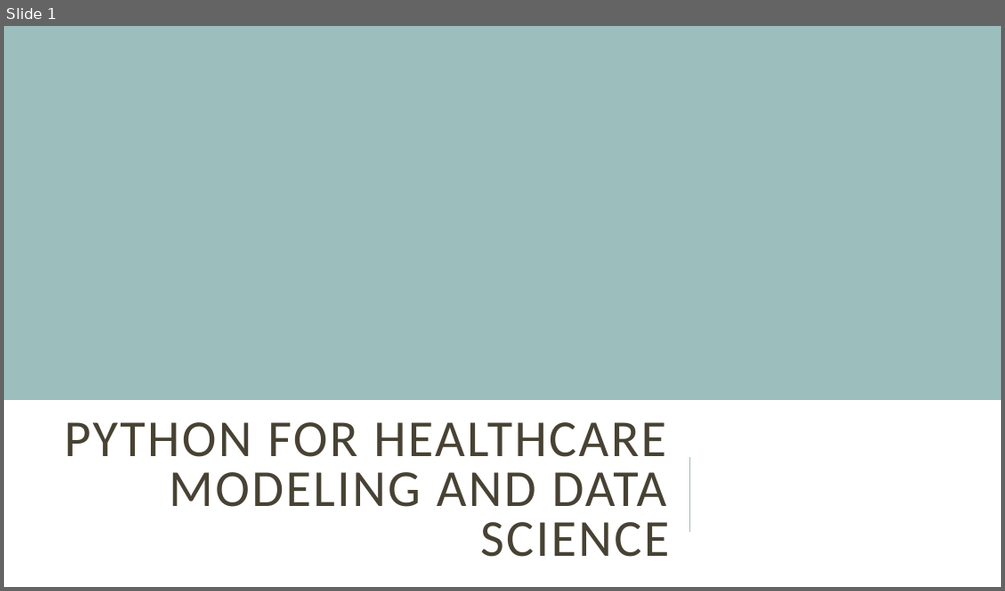
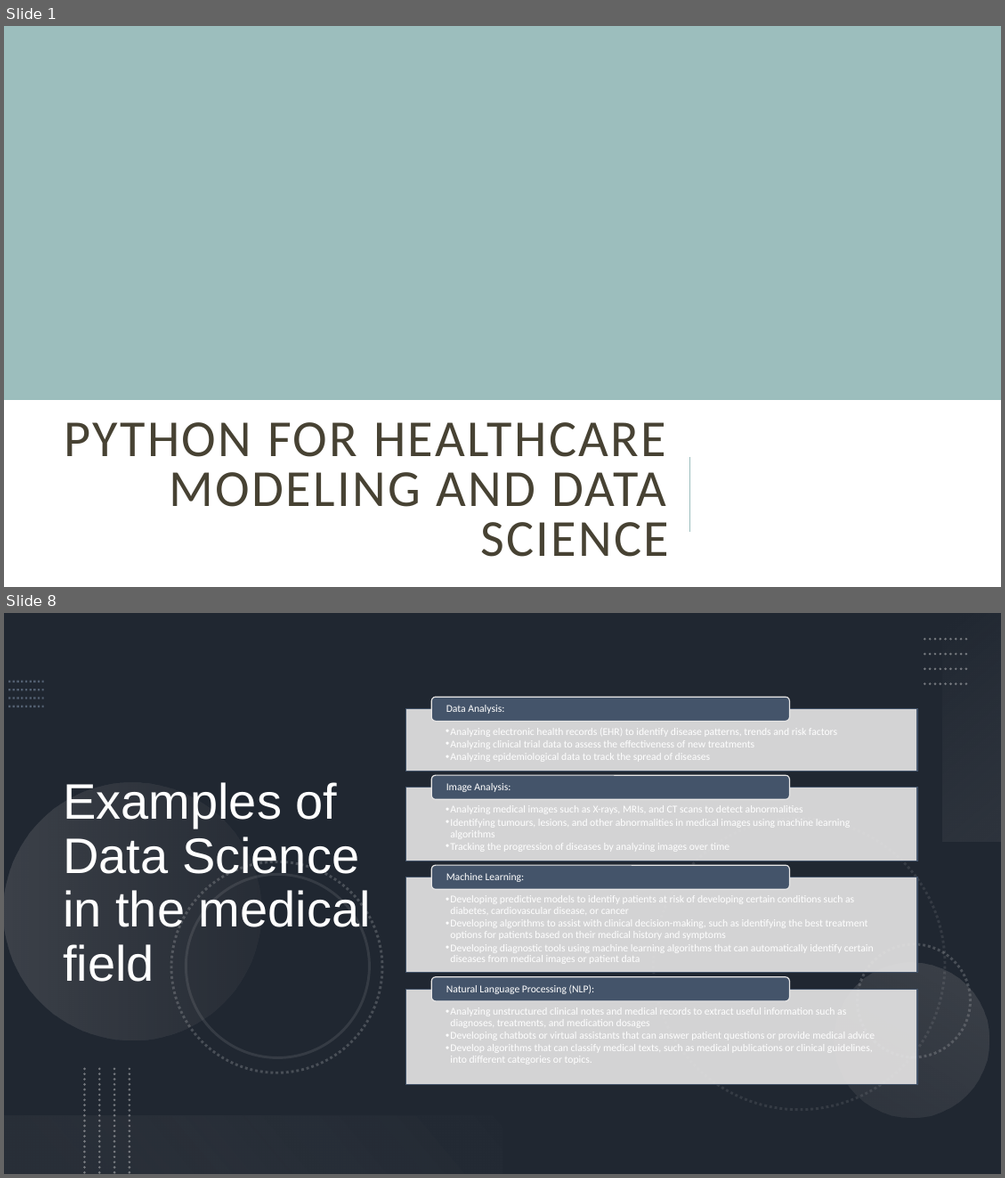
Before and after one commit to ammarmans1995/Python-For-healthcare-and-data, a slide deck: Slides/Module 4.pptx. Shown one above the other, each under a label of ours: slide 1 before the commit, slides 1 and 8 after it; the slides between them are not shown. The pictures are 1005x591 and 1005x1178 pixels, drawn with LibreOffice and Linux fonts; fonts in the diff are those of the drawing. Boxes give left, top, right and bottom in pixels: in the first picture for what was removed or moved away, otherwise in the second. Text is boxed around its words. In the diff, an @@ line names an element or a change of style, - is before the commit and + after.

```diff
--- a/Slides/Module 4.pptx
+++ b/Slides/Module 4.pptx
@@ slide 8 added at (4, 613, 1001, 1174), background #44546A @@
@@ rectangle added at (4, 613, 1001, 1174), fill #000000 at 53% opacity @@
@@ rectangle added at (943, 613, 1001, 842), fill gradient #F5F5F5 to #AFABAB @@
@@ group added at (8, 682, 44, 706): 4 lines @@
@@ group added at (924, 639, 970, 684): 4 lines @@
@@ title added at (63, 782, 371, 981), 48 pt, text #FFFFFF @@
+Examples of Data Science in the medical field
@@ group added at (4, 783, 1001, 1146): 6 ellipses @@
@@ group added at (406, 697, 918, 1084): 8 texts, 4 rectangles, 4 rounded rectangles @@
+  • Analyzing electronic health records (EHR) to identify disease patterns, trends and risk factors
+  • Analyzing clinical trial data to assess the effectiveness of new treatments
+  • Analyzing epidemiological data to track the spread of diseases
+Data Analysis:
+  • Analyzing medical images such as X-rays, MRIs, and CT scans to detect abnormalities
+  • Identifying tumours, lesions, and other abnormalities in medical images using machine learning algorithms
+  • Tracking the progression of diseases by analyzing images over time
+Image Analysis:
+  • Developing predictive models to identify patients at risk of developing certain conditions such as diabetes, cardiovascular disease, or cancer
+  • Developing algorithms to assist with clinical decision-making, such as identifying the best treatment options for patients based on their medical history and symptoms
+  • Developing diagnostic tools using machine learning algorithms that can automatically identify certain diseases from medical images or patient data
+Machine Learning:
+  • Analyzing unstructured clinical notes and medical records to extract useful information such as diagnoses, treatments, and medication dosages
+  • Developing chatbots or virtual assistants that can answer patient questions or provide medical advice
+  • Develop algorithms that can classify medical texts, such as medical publications or clinical guidelines, into different categories or topics.
+Natural Language Processing (NLP):
@@ group added at (85, 1069, 129, 1174): 4 lines @@
@@ rectangle added at (4, 1116, 502, 1174), fill gradient #767171 to #F1F0F0 @@
```
Also in this commit, not shown: 6 other slides added, 14 other files.
